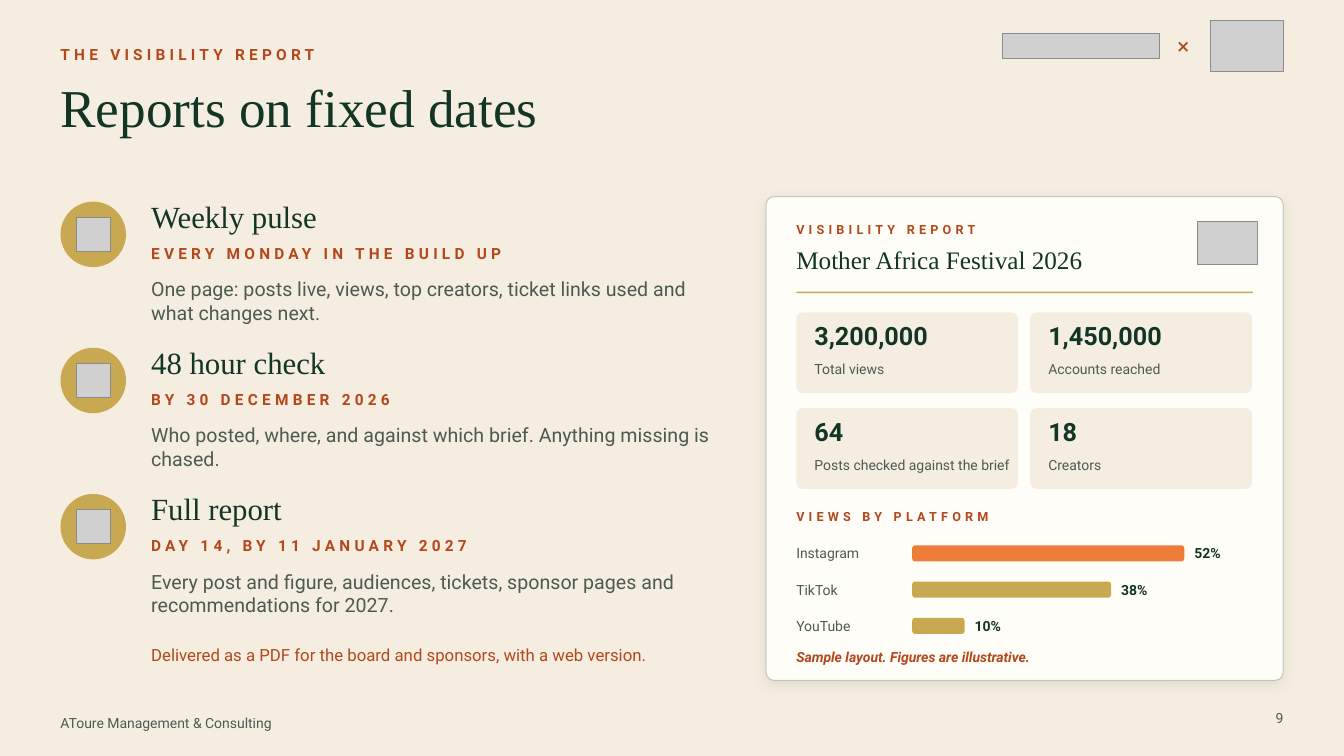
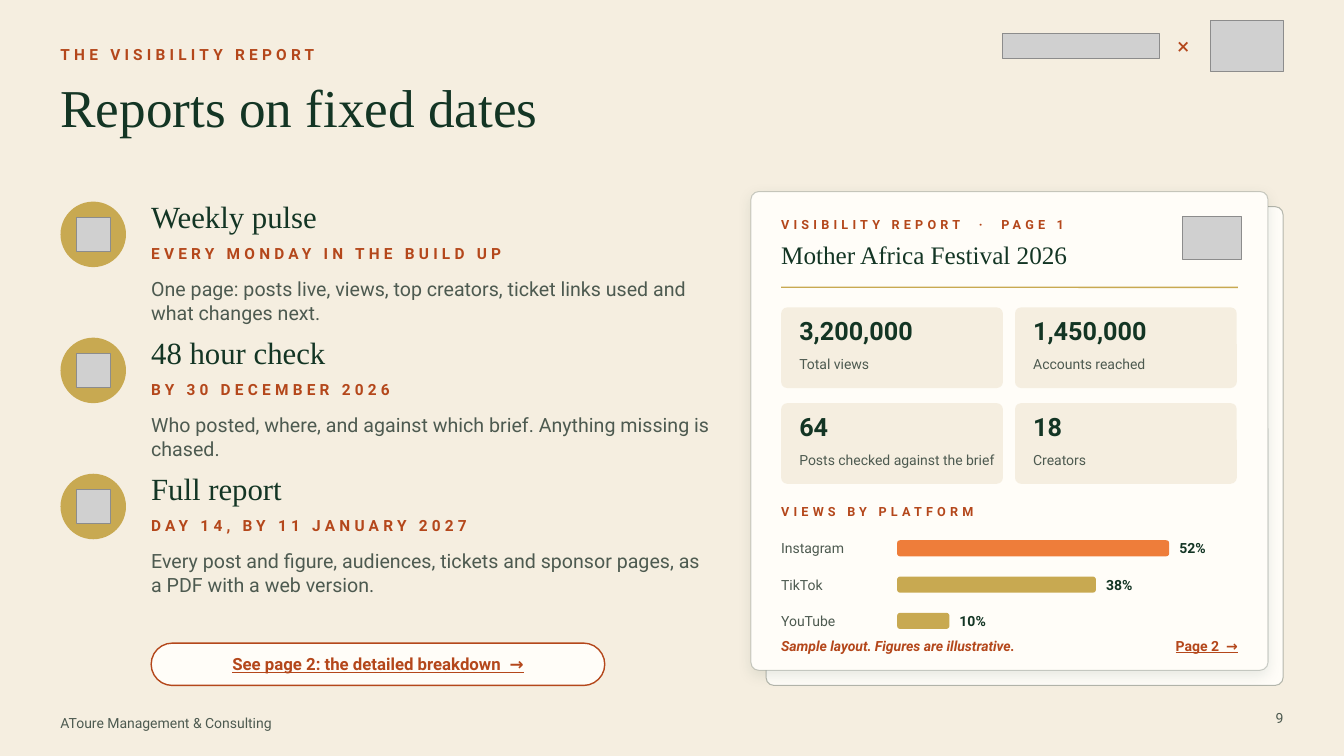
Before and after one commit to atoureconsulting/Mother-Africa, a slide deck: slide 9 of proposition-deck/AToure Mother Africa Festival Proposal.pptx. Drawn at 1344x756 pixels with LibreOffice and Linux fonts; fonts in the diff are those of the drawing; grey boxes stand for pictures. Boxes give left, top, right and bottom in pixels: in the first picture for what was removed or moved away, otherwise in the second. Text is boxed around its words. In the diff, an @@ line names an element or a change of style, - is before the commit and + after.

```diff
--- a/proposition-deck/AToure Mother Africa Festival Proposal.pptx
+++ b/proposition-deck/AToure Mother Africa Festival Proposal.pptx
@@ rounded rectangle: place and size @@
-rounded rectangle at [766, 197, 1284, 681]
+rounded rectangle at [751, 192, 1268, 670]
@@ rounded rectangle added at [766, 207, 1284, 686], fill #FFFDF8, outline #4D5A50 0.75 pt @@
@@ text at [781, 220, 1064, 229]: text changed @@
-VISIBILITY REPORT
+VISIBILITY REPORT · PAGE 1
@@ 16 texts, 7 rounded rectangles, 1 picture, 1 line: place and size @@
-16 texts, 7 rounded rectangles, 1 picture, 1 line at [796, 222, 1257, 634]
+16 texts, 7 rounded rectangles, 1 picture, 1 line at [781, 217, 1242, 629]
@@ 3 texts, 1 picture, 1 ellipse: place and size @@
-3 texts, 1 picture, 1 ellipse at [60, 348, 709, 466]
+3 texts, 1 picture, 1 ellipse at [60, 338, 709, 456]
@@ 2 texts, 1 picture, 1 ellipse: place and size @@
-2 texts, 1 picture, 1 ellipse at [60, 494, 281, 560]
+2 texts, 1 picture, 1 ellipse at [60, 474, 281, 539]
@@ text at [151, 553, 700, 592]: text changed @@
-Every post and figure, audiences, tickets, sponsor pages and recommendations for 2027.
+Every post and figure, audiences, tickets and sponsor pages, as a PDF with a web version.
@@ text removed at [151, 648, 646, 665] @@
-Delivered as a PDF for the board and sponsors, with a web version.
@@ rounded rectangle added at [151, 643, 605, 686], fill #FFFDF8, outline #B4471B 1 pt @@
@@ text added at [232, 657, 501, 674], 12 pt, text #B4471B, bold, underline @@
+See page 2: the detailed breakdown →
@@ text "Sample layout. Figures are illustrative.": place and size @@
-text "Sample layout. Figures are illustrative." at [796, 651, 1030, 665]
+text "Sample layout. Figures are illustrative." at [781, 640, 1015, 654]
@@ text added at [1176, 641, 1219, 654], 10 pt, text #B4471B, bold, underline @@
+Page 2 →
```
Also in this commit, not shown: 1 slide added, 3 other files.
